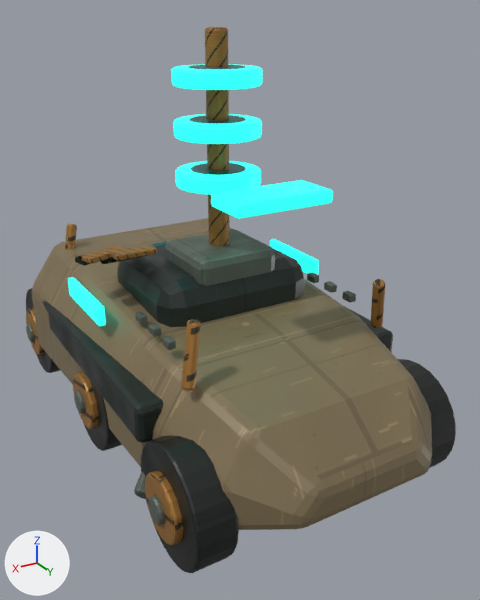
A saved change to the glTF model assets/models/vehicles/scout.glb.
Both versions are drawn from a 50 mm lens placed at (1.35, 2.58, 1.91), pointed at (-0.07, 0.23, 0.73). The axes (+X, +Y, +Z) are drawn at lower left. The lights are the same throughout. The picture after the commit comes second. Where no turn or scale is listed for an object, it has been applied to the vertices. Vertices at exactly the same position are counted once.

Names of what the first picture shows: 'DamageHeavy overlay', 'Needle scout · narrow faceted chassis', 'Static · Vehicle / dark', 'Static · Vehicle / glass', 'Static · Vehicle / hazard', 'Static · Vehicle / rubber', 'Static · Vehicle / steel', 'TeamColor', 'Tri-band recon mast' and 1 more.
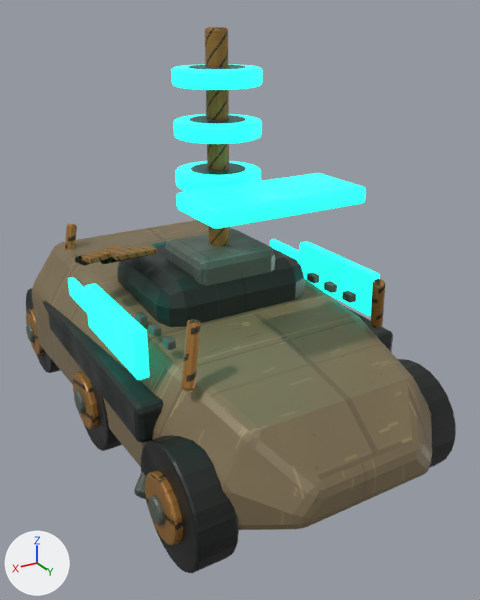
What differs and where, as boxes (x1, y1, x2, y2) in the pictures (480 x 600 px; the box of a moved part takes in the faces that stretch with it):
```json
{"object": "TeamColor", "change": "reshaped", "before": [68, 64, 333, 326], "after": [68, 64, 380, 380], "on screen": "18% wider, 21% taller"}
{"part": 1, "of": "me_teamcolor___consolidated_mesh", "change": "added", "after": [299, 241, 380, 316], "on screen": "cyan"}
{"part": 2, "of": "me_teamcolor___consolidated_mesh", "change": "added", "after": [85, 283, 150, 380], "on screen": "cyan"}
{"part": 3, "of": "me_teamcolor___consolidated_mesh", "change": "moved or reshaped", "before": [211, 180, 333, 219], "after": [176, 173, 366, 229]}
```

Scene script edits in JSON lines:
```json
{"block": "me_teamcolor___consolidated_mesh", "where": "# used by ob_teamcolor; location = (-0.55, -0.05, 0.76)"}
{"op": "remove", "block": "me_teamcolor___consolidated_mesh", "code": "me_teamcolor___consolidated_mesh.from_pydata(...)  # 792 vertices, 1552 faces; spans x -0.018..1.118, y -0.515..0.72, z -0.195..0.955"}
{"op": "add", "block": "me_teamcolor___consolidated_mesh", "code": "me_teamcolor___consolidated_mesh.from_pydata(...)  # 904 vertices, 1768 faces; spans x -0.027..1.128, y -0.515..0.77, z -0.195..0.955"}
{"block": "me_teamcolor___consolidated_mesh", "change": "me_teamcolor___consolidated_mesh part 1: a new loose piece of 56 vertices spanning x -0.027..0.027, y 0.08..0.62, z -0.09..0.11, in mat_teamcolor___vehicle_identification"}
{"block": "me_teamcolor___consolidated_mesh", "change": "me_teamcolor___consolidated_mesh part 2: a new loose piece of 56 vertices spanning x 1.072..1.128, y 0.08..0.62, z -0.09..0.11, in mat_teamcolor___vehicle_identification"}
{"block": "me_teamcolor___consolidated_mesh", "change": "me_teamcolor___consolidated_mesh part 3"}
{"block": "me_teamcolor___consolidated_mesh", "change": "56 vertices move from x 0.34..0.76, y 0.52..0.72, z 0.492..0.547 to x 0.22..0.88, y 0.47..0.77, z 0.485..0.555"}
```
